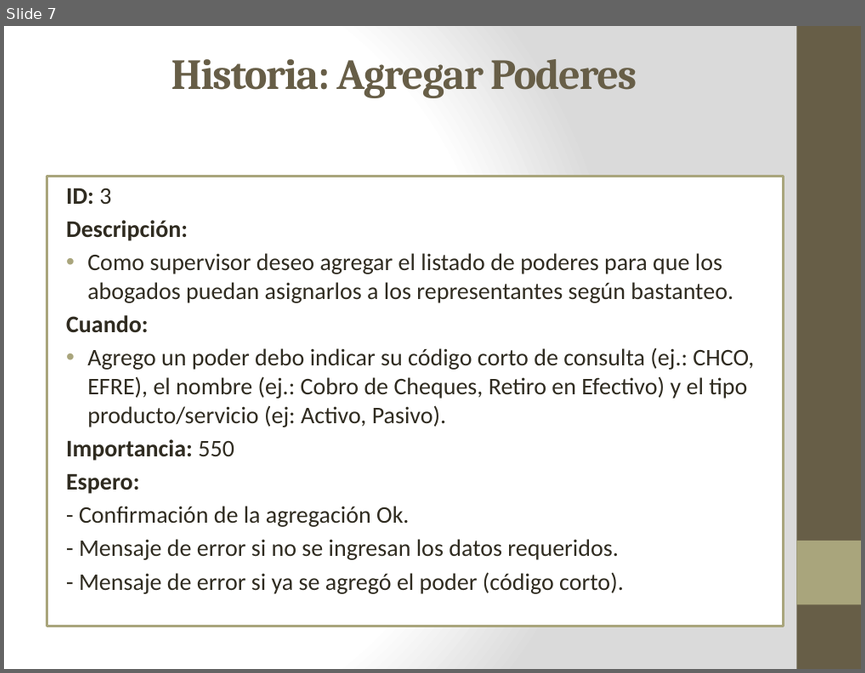
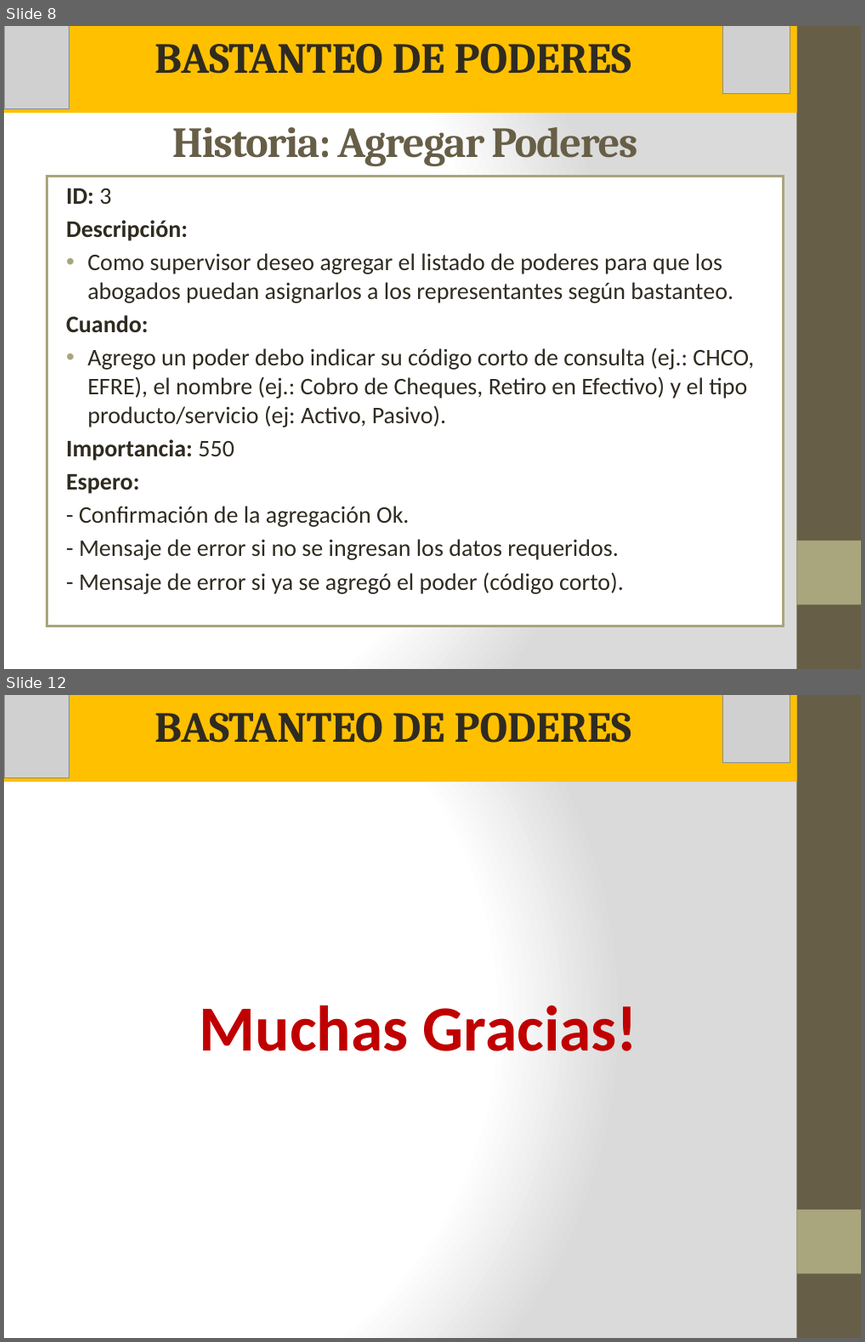
Before and after one commit to vannygabrielli/FinalProjectPeruBank, a slide deck: Documentacion/Presentacion ppt.pptx. Shown one above the other, each under a label of ours: slide 7 before the commit, slides 8 and 12 after it; the slides between them are not shown. The pictures are 865x673 and 865x1342 pixels, drawn with LibreOffice and Linux fonts; fonts in the diff are those of the drawing; grey boxes stand for pictures. Boxes give left, top, right and bottom in pixels: in the first picture for what was removed or moved away, otherwise in the second. Text is boxed around its words. In the diff, an @@ line names an element or a change of style, - is before the commit and + after.

```diff
--- a/Documentacion/Presentacion ppt.pptx
+++ b/Documentacion/Presentacion ppt.pptx
@@ slide 12 added at (4,695,861,1338), background gradient #FFFFFF to #DADADA; not listed: 2 template elements that a slide beside it also shows @@
@@ rectangle added at (4,695,796,782), fill #FFC000, 36 pt, text #2F2B20, bold @@
+BASTANTEO DE PODERES
@@ picture added at (4,695,69,778) @@
@@ picture added at (723,695,790,763) @@
@@ text added at (200,1005,638,1051), 54 pt, text #C00000, bold @@
+Muchas Gracias!
@@ what was slide 7 is now slide 8 @@
@@ slide 8 changed as well @@
@@ rectangle added at (4,26,796,113), fill #FFC000, 36 pt, text #2F2B20, bold @@
+BASTANTEO DE PODERES
@@ picture added at (4,26,69,109) @@
@@ picture added at (723,26,790,94) @@
@@ title "Historia: Agregar Poderes": place and size @@
-title "Historia: Agregar Poderes" at (171,59,636,98)
+title "Historia: Agregar Poderes" at (172,127,637,166)
```
Also in this commit, not shown: 4 other slides changed, 6 other slides added, 3 slides removed, 5 other files.
